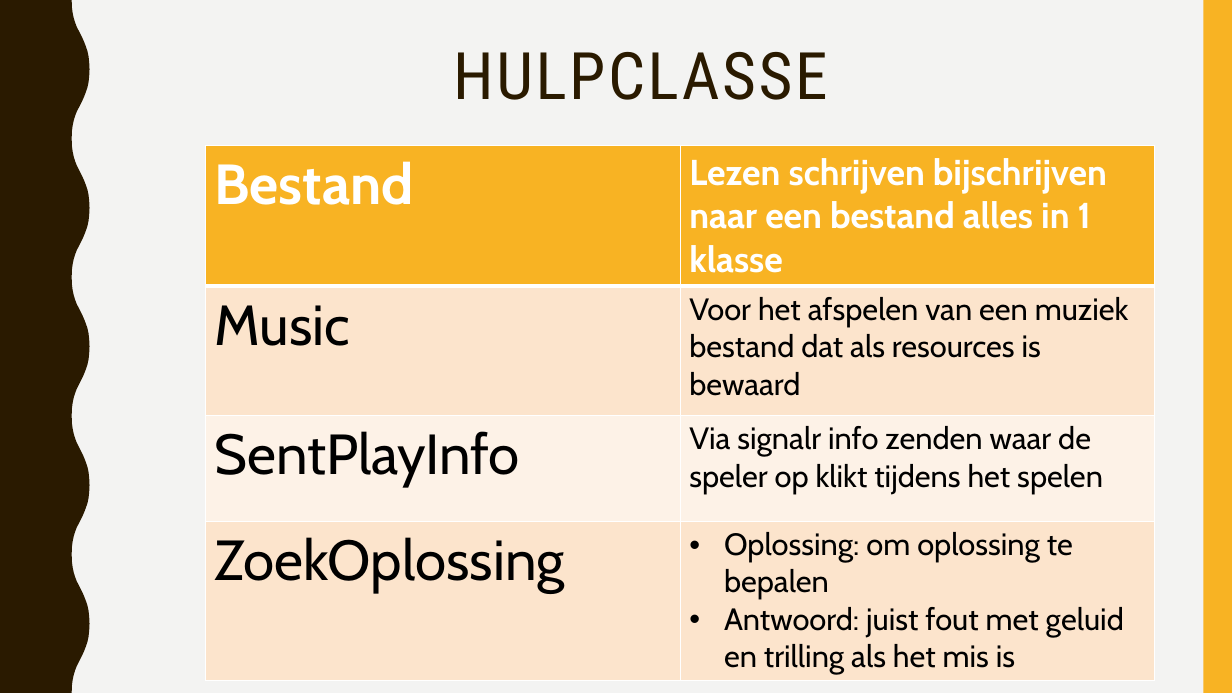
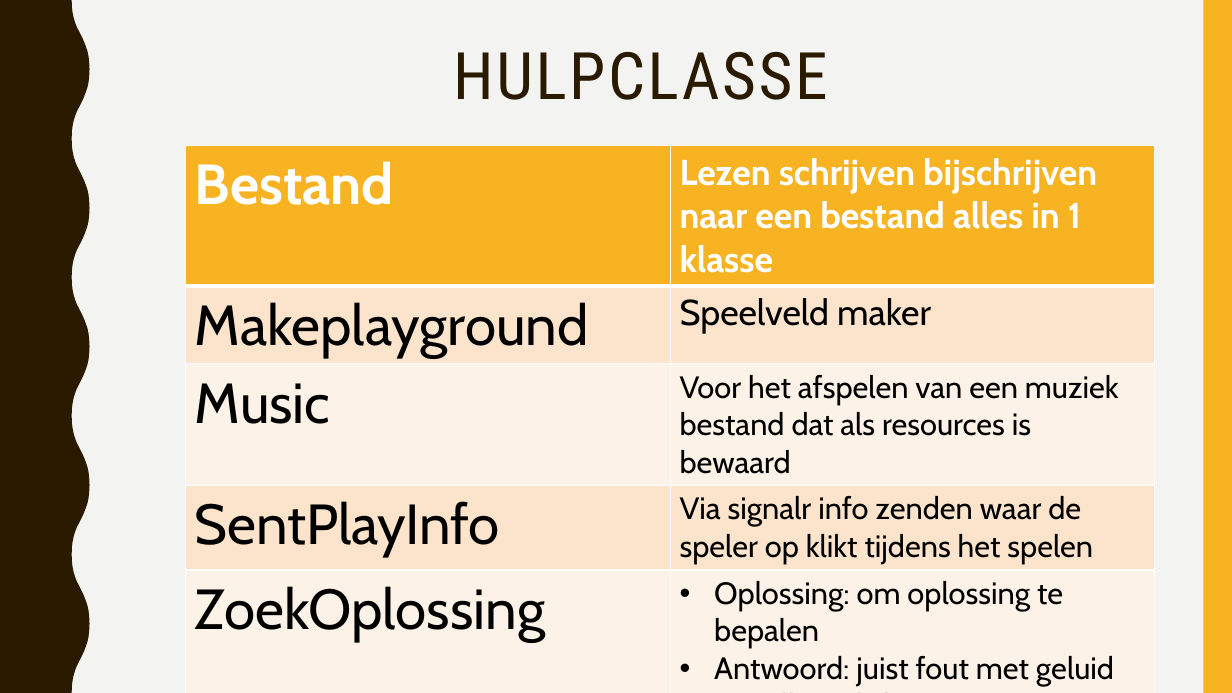
Before and after one commit to HBO5-1819-B03-Programmeren4-WOAV/eindopdracht-huyghekrisdobble, a slide deck: slide 4 of Dobble.pptx. Drawn at 1232x693 pixels with LibreOffice and Linux fonts; fonts in the diff are those of the drawing. Boxes give left, top, right and bottom in pixels: in the first picture for what was removed or moved away, otherwise in the second. Text is boxed around its words. In the diff, an @@ line names an element or a change of style, - is before the commit and + after.

```diff
--- a/Dobble.pptx
+++ b/Dobble.pptx
@@ table at [186, 146, 1156, 689] @@
+row 2: Makeplayground | Speelveld maker
@@ table: place and size @@
-table at [205, 146, 1155, 678]
+table at [186, 146, 1156, 689]
```
Also in this commit, not shown: 1 other slide changed.
